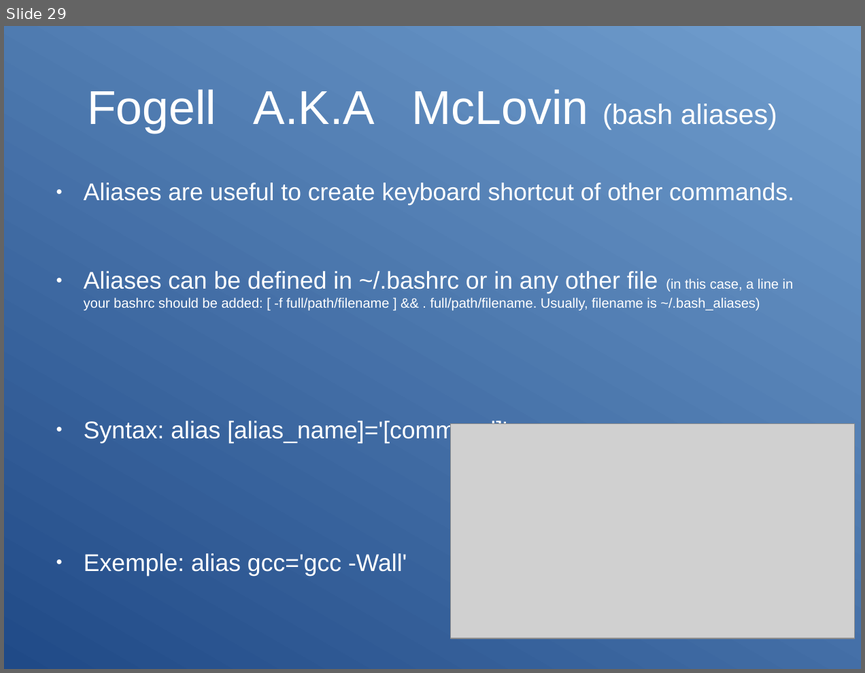
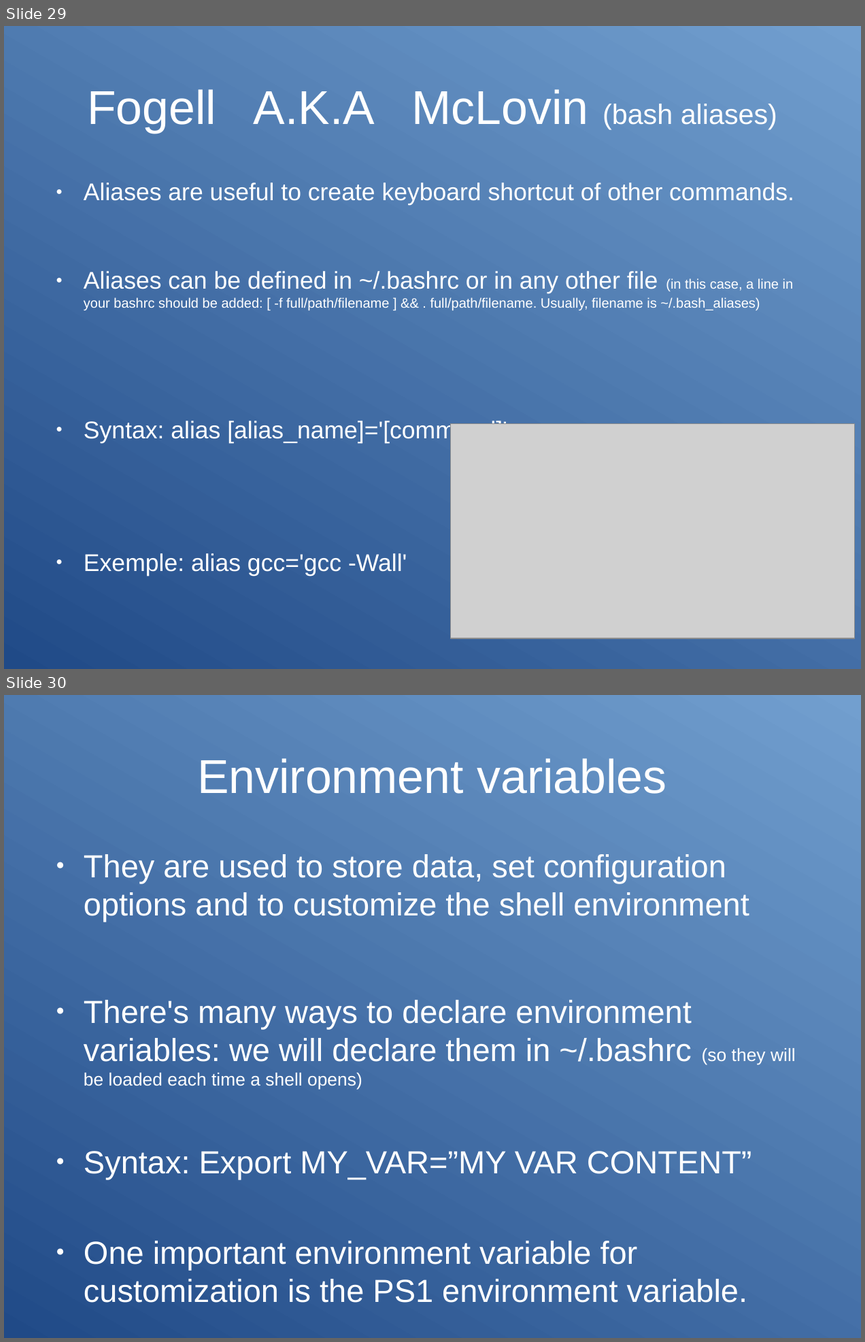
Before and after one commit to Clibre/An-introduction-to-bash, a slide deck: presentation.odp. Shown one above the other, each under a label of ours: slide 29 before the commit, slides 29 and 30 after it. The pictures are 865x673 and 865x1342 pixels, drawn with LibreOffice and Linux fonts; fonts in the diff are those of the drawing; grey boxes stand for pictures. Boxes give left, top, right and bottom in pixels: in the first picture for what was removed or moved away, otherwise in the second. Text is boxed around its words. In the diff, an @@ line names an element or a change of style, - is before the commit and + after.

Commit message:
ajout de la customization de bash + rappel des regex

```diff
--- a/presentation.odp
+++ b/presentation.odp
@@ slide 30 added at [4, 695, 861, 1338], background gradient #204A87 to #729FCF @@
@@ title added at [197, 758, 666, 794], 44 pt, text #FFFFFF @@
+Environment variables
@@ text added at [84, 854, 796, 1302], 29.6 pt, text #FFFFFF @@
+● They are used to store data, set configuration options and to customize the shell environment
+● There's many ways to declare environment variables: we will declare them in ~/.bashrc (so they will be loaded each time a shell opens)
+● Syntax: Export MY_VAR=”MY VAR CONTENT”
+● One important environment variable for customization is the PS1 environment variable.
```
Also in this commit, not shown: 1 slide changed, 9 other slides added, 2 other files.
